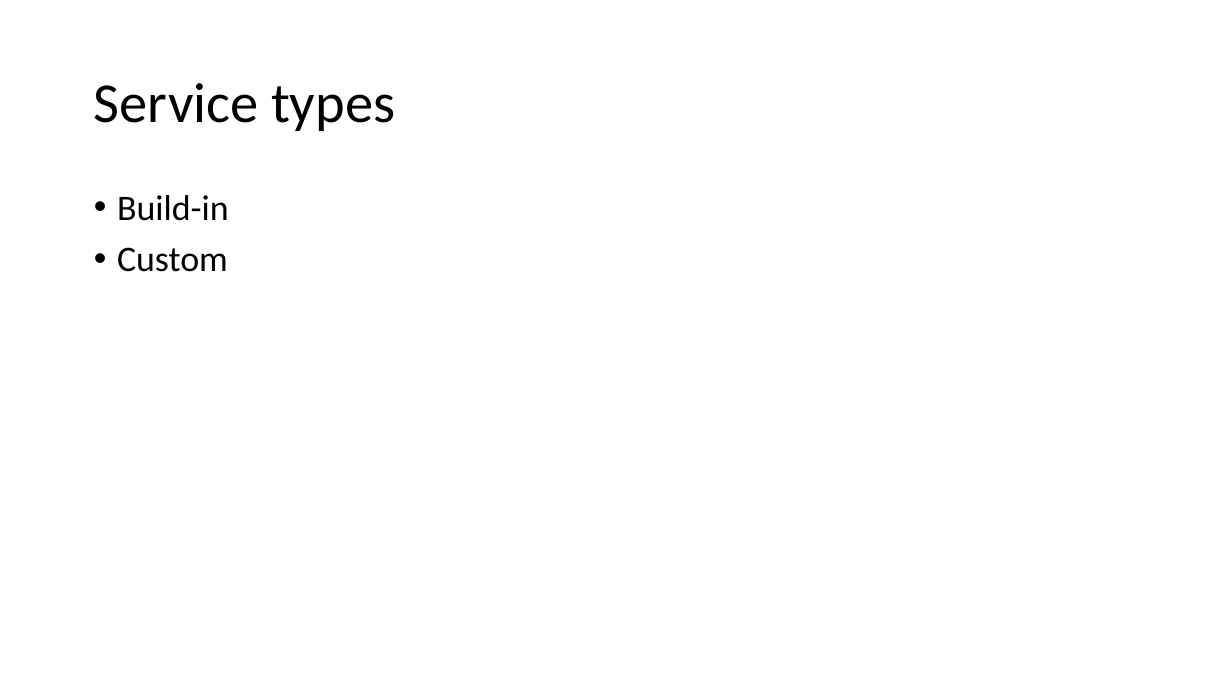
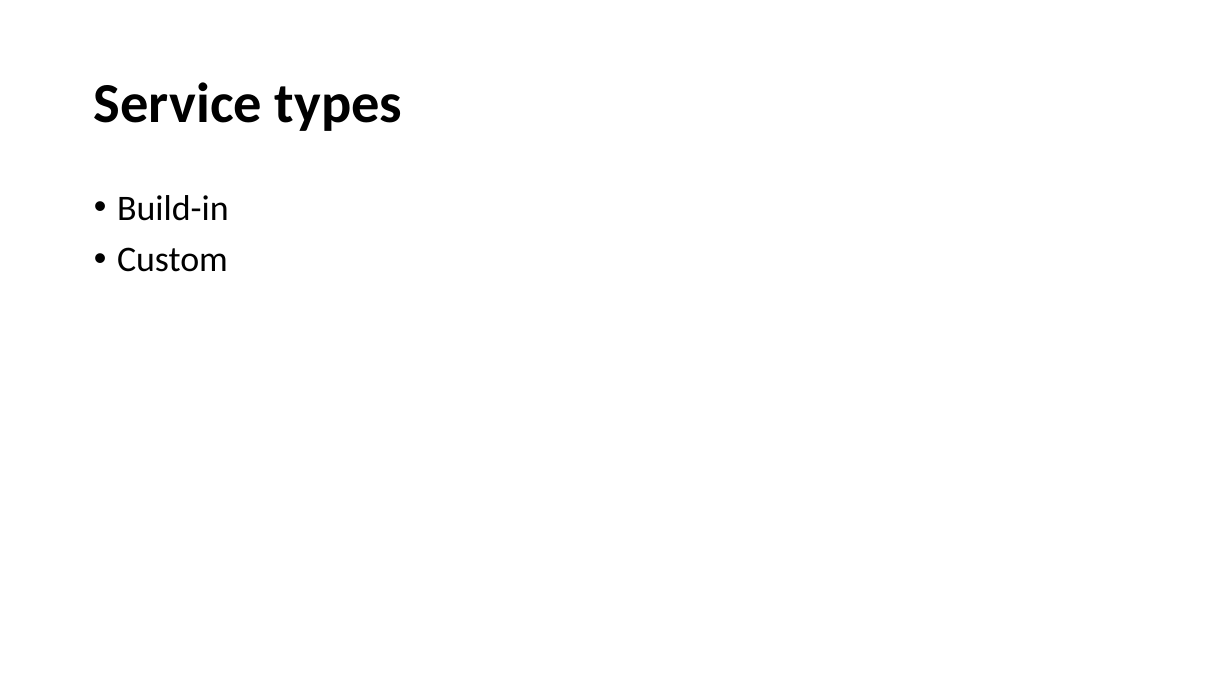
Before and after one commit to santoshkar/Angular, a slide deck: slide 29 of Angular JS draft.pptx (slide 28 before the commit). Drawn at 1232x693 pixels with LibreOffice and Linux fonts; fonts in the diff are those of the drawing. Boxes give left, top, right and bottom in pixels: in the first picture for what was removed or moved away, otherwise in the second. Text is boxed around its words. In the diff, an @@ line names an element or a change of style, - is before the commit and + after.

Commit message:
added service

```diff
--- a/Angular JS draft.pptx
+++ b/Angular JS draft.pptx
@@ title "Service types" at box(94, 82, 402, 131): bold on @@
```
Also in this commit, not shown: 3 other slides changed, 2 slides added, 4 other files.
